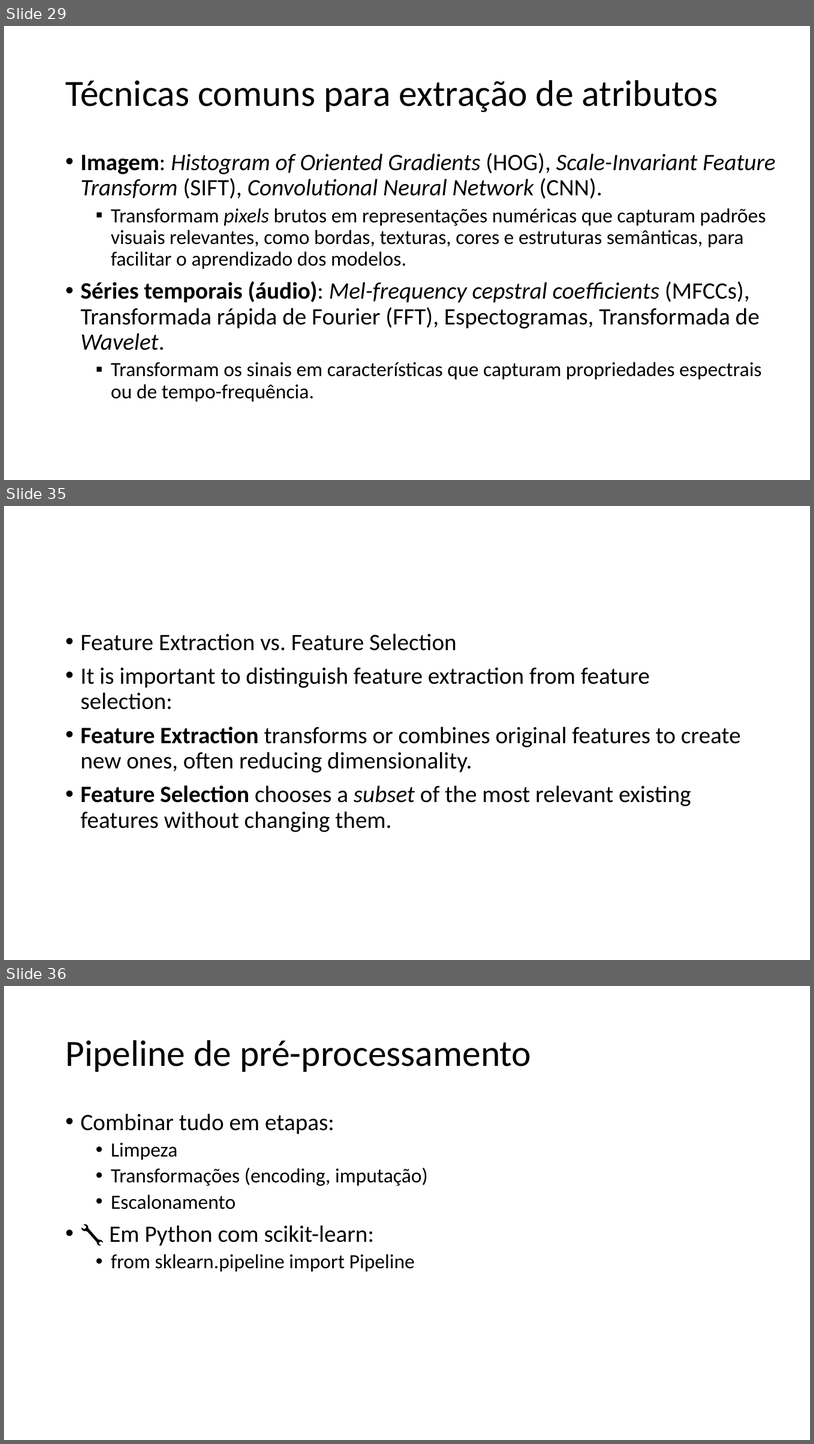
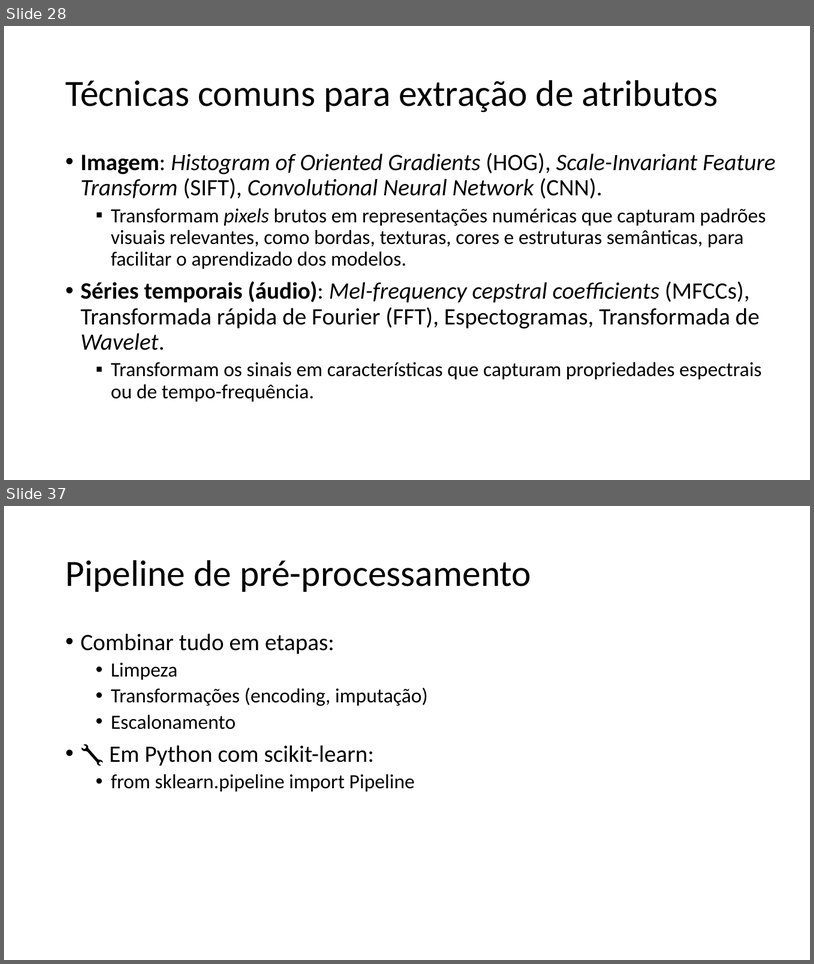
Before and after one commit to zz4fap/c24_inteligencia_artificial, a slide deck: slides/C24_Transformações.pptx. Shown one above the other, each under a label of ours: slides 29, 35 and 36 before the commit, slides 28 and 37 after it; the slides between them are not shown. The pictures are 814x1444 and 814x964 pixels, drawn with LibreOffice and Linux fonts; fonts in the diff are those of the drawing. Boxes give left, top, right and bottom in pixels: in the first picture for what was removed or moved away, otherwise in the second. Text is boxed around its words. In the diff, an @@ line names an element or a change of style, - is before the commit and + after.

```diff
--- a/slides/C24_Transformações.pptx
+++ b/slides/C24_Transformações.pptx
@@ slide 35 removed at (4,506,810,960), background #FFFFFF @@
@@ text removed at (81,633,741,832) @@
-• Feature Extraction vs. Feature Selection
-• It is important to distinguish feature extraction from feature selection:
-• Feature Extraction transforms or combines original features to create new ones, often reducing dimensionality.
-• Feature Selection chooses a subset of the most relevant existing features without changing them.
@@ what was slide 29 is now slide 28 @@
@@ what was slide 36 is now slide 37 @@
```
Also in this commit, not shown: 1 slide changed, 6 slides added, 4 other slides removed.
